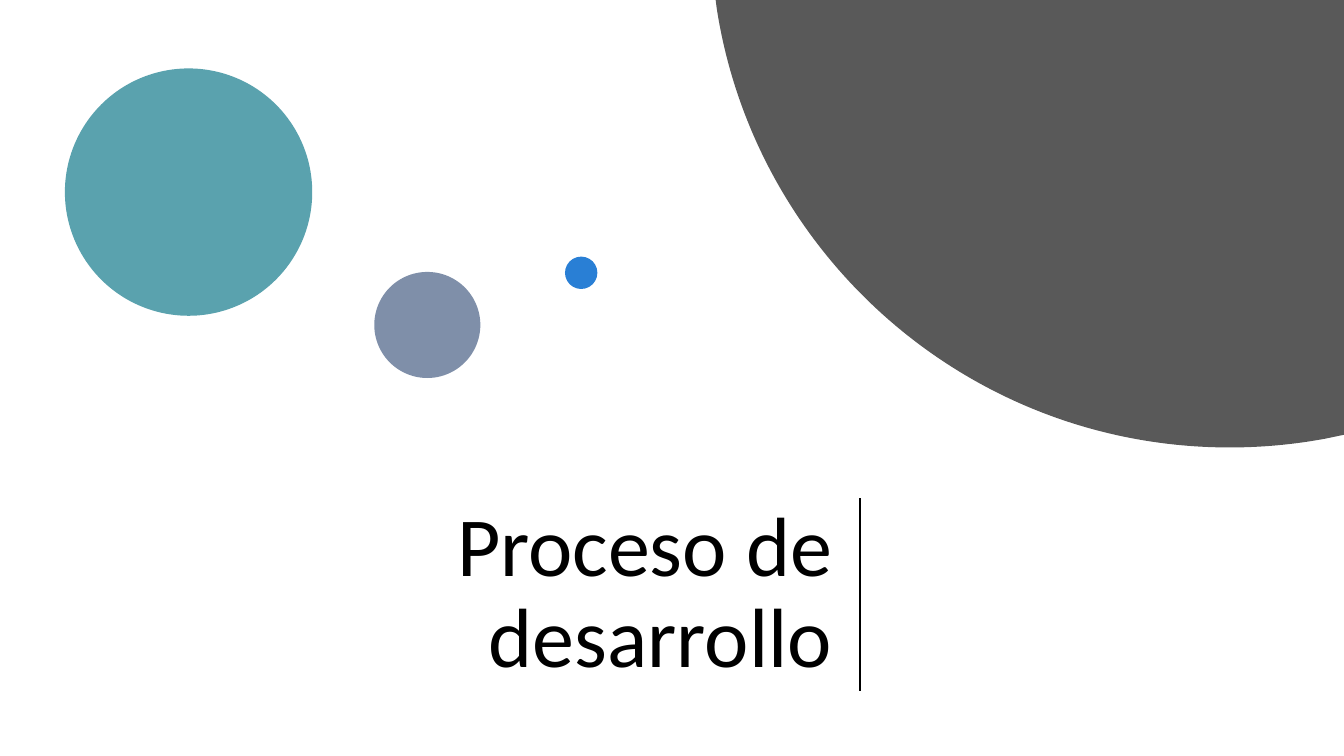
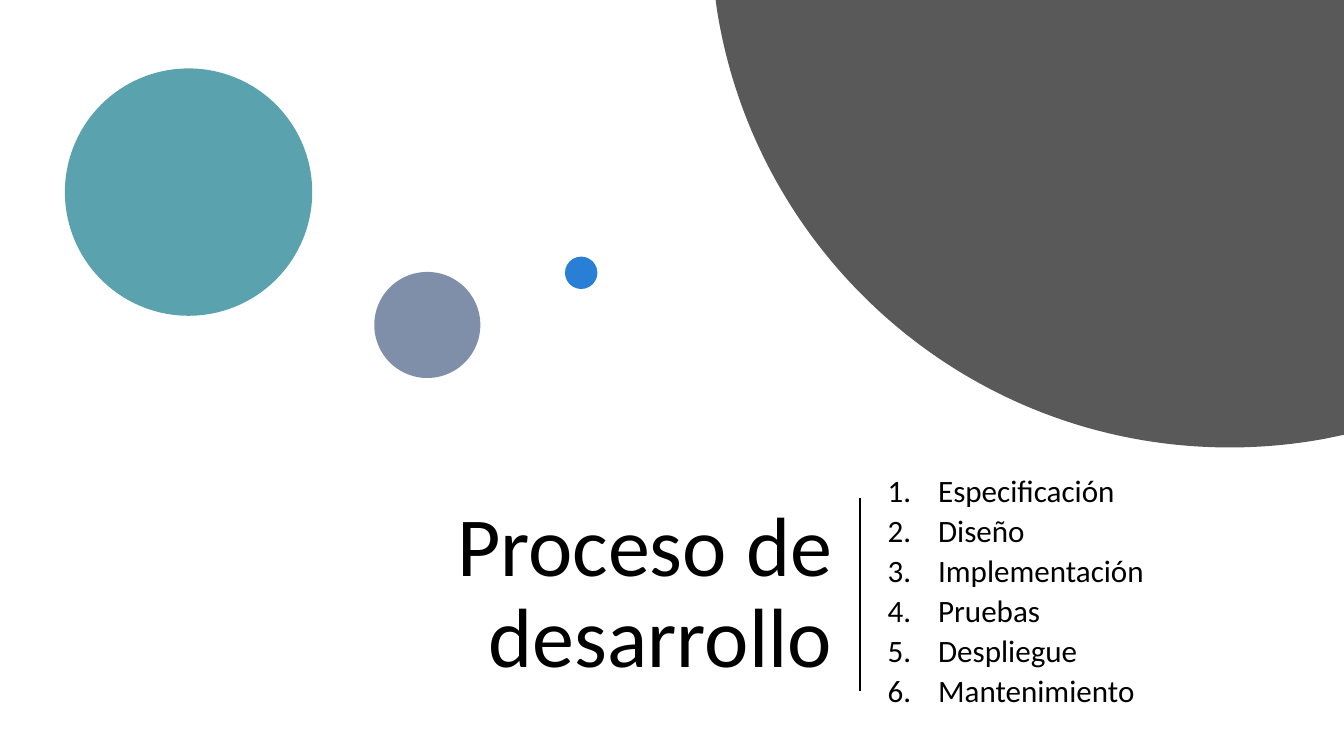
Before and after one commit to VictorIranzo/TFG_Microservices, a slide deck: slide 8 of Trabajo/Presentación/Desarrollo de software basado en microservicios.pptx (slide 7 before the commit). Drawn at 1344x756 pixels with LibreOffice and Linux fonts; fonts in the diff are those of the drawing. Boxes give left, top, right and bottom in pixels: in the first picture for what was removed or moved away, otherwise in the second. Text is boxed around its words. In the diff, an @@ line names an element or a change of style, - is before the commit and + after.

```diff
--- a/Trabajo/Presentación/Desarrollo de software basado en microservicios.pptx
+++ b/Trabajo/Presentación/Desarrollo de software basado en microservicios.pptx
@@ subtitle added at (938, 480, 1144, 703), 22.2 pt, text #000000 @@
+1. Especificación
+2. Diseño
+3. Implementación
+4. Pruebas
+5. Despliegue
+6. Mantenimiento
```
Also in this commit, not shown: 14 other slides changed, 14 slides added, 4 slides removed, 12 other files.
